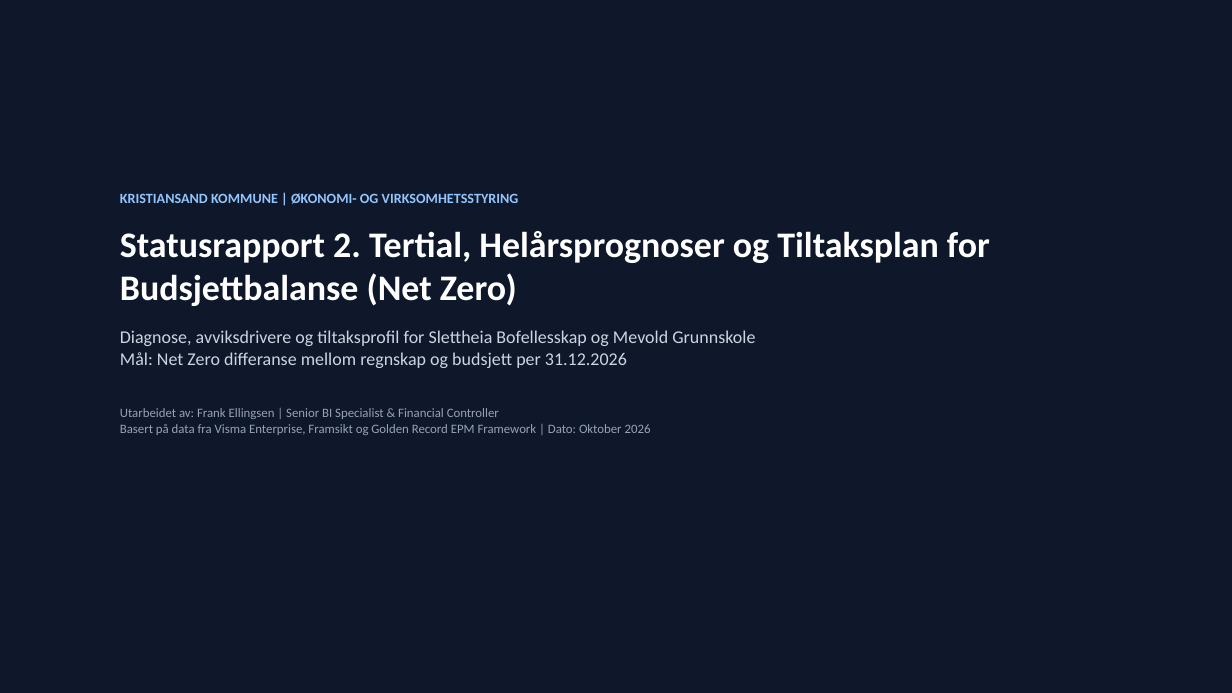
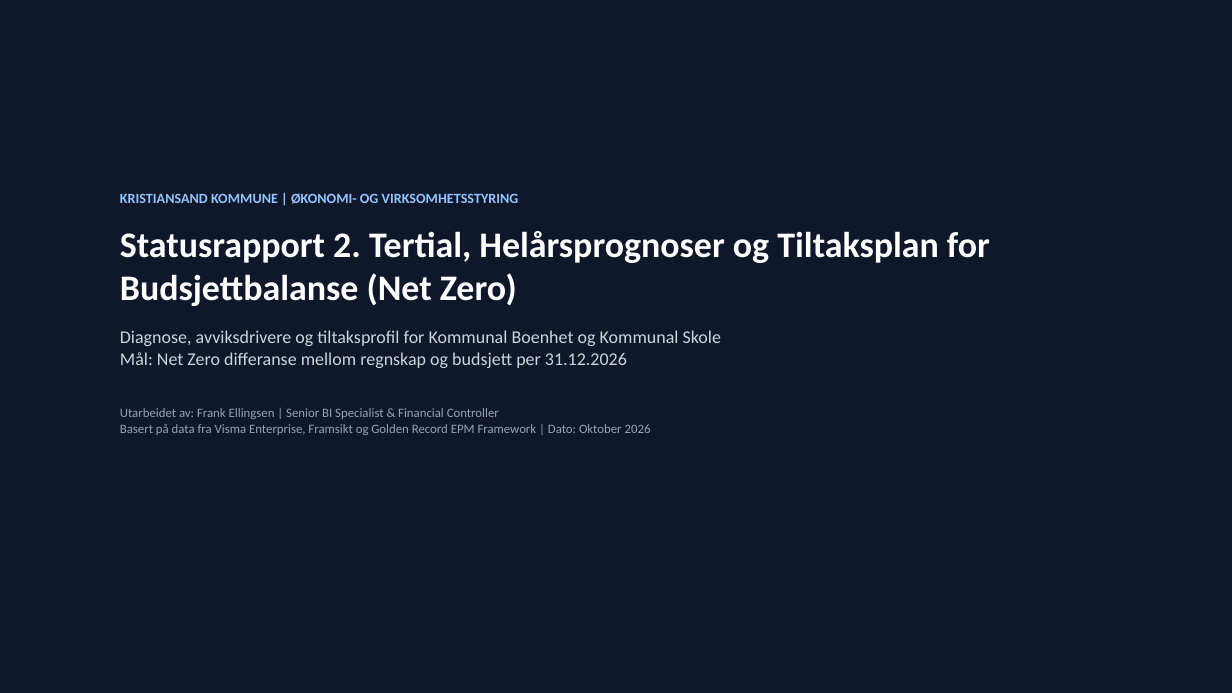
Before and after one commit to Frank-Ellingsen/Bruk-av-AI-i-kommunal-sektor, a slide deck: slide 1 of reports/Kristiansand_EPM_Status_Prognose_Tiltaksrapport.pptx. Drawn at 1232x693 pixels with LibreOffice and Linux fonts; fonts in the diff are those of the drawing. Boxes give left, top, right and bottom in pixels: in the first picture for what was removed or moved away, otherwise in the second. Text is boxed around its words. In the diff, an @@ line names an element or a change of style, - is before the commit and + after.

```diff
--- a/reports/Kristiansand_EPM_Status_Prognose_Tiltaksrapport.pptx
+++ b/reports/Kristiansand_EPM_Status_Prognose_Tiltaksrapport.pptx
@@ text at (120,330,721,368): text changed @@
-Diagnose, avviksdrivere og tiltaksprofil for Slettheia Bofellesskap og Mevold Grunnskole
-Mål: Net Zero differanse mellom regnskap og budsjett per 31.12.2026
+Diagnose, avviksdrivere og tiltaksprofil for Kommunal Boenhet og Kommunal Skole
+Mål: Net Zero differanse mellom regnskap og budsjett per 31.12.2026
```
Also in this commit, not shown: 8 other slides changed, 57 other files.
